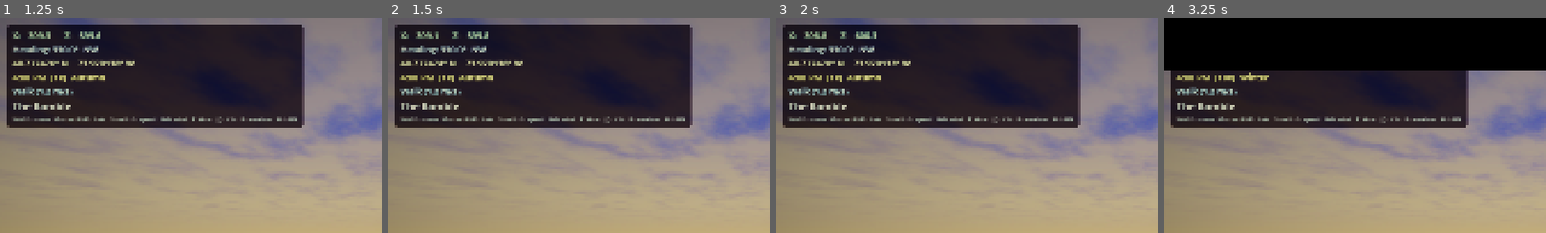
Above: before the commit, frames 1-4 (left to right).
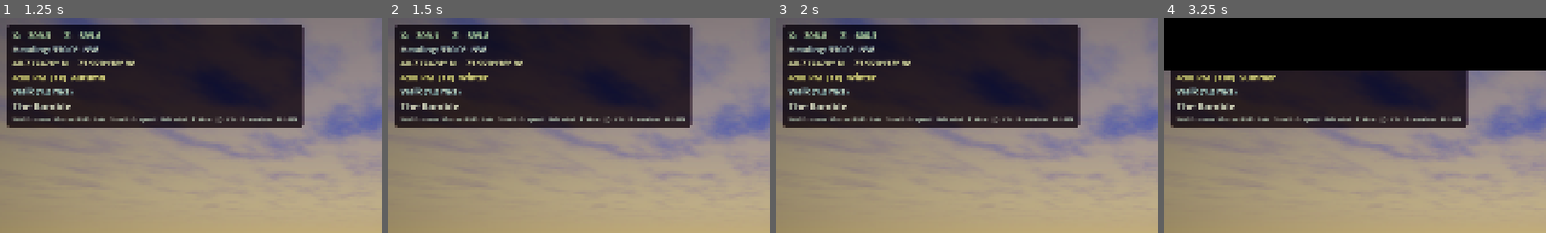
Above: after the commit, the same moments.

Repository: Central-Park-Walk/central-park-walk
Game: Godot game, scene res://main.tscn
The game is run twice, just before and just after one commit, with the same random seed, the same clock (stepped at 60 frames per second) and the same inputs.
Inputs (mouse positions are % of the whole screen's width and height, from its top left):
- Up to frame 1 (1.25 s): tap Enter at 0.5 s; move the mouse to (72, 45) at 0.52 s; hold D from 0.53 s (still down); tap N at 0.6 s; click (72, 45) at 0.67 s
- Up to frame 2 (1.5 s): tap Space at 1.25 s; move the mouse to (30, 55) at 1.27 s; release D at 1.28 s; hold S from 1.28 s (still down); tap N at 1.35 s
- Up to frame 3 (2 s): keep holding S
- Up to frame 4 (3.25 s): tap Enter at 2 s; move the mouse to (60, 28) at 2.02 s; release S at 2.03 s; hold D 2.03-2.78 s; tap T at 2.1 s; tap N at 2.3, 3.05 s; tap Space at 2.75 s; move the mouse to (45, 70) at 2.77 s; hold W from 2.78 s (still down); tap L at 2.85 s; click (45, 70) at 2.92 s
The pictures show only the part of the screen within x 0-50%, y 0-50%; the shares and areas given below are measured in that part.

Frame 1 is identical in both runs. In frame 2, 0.2% of the frame differs, in the area x 18-28%, y 25-30%; in frame 3, 0.2%; in frame 4, 0.2%.

Commit message:
Clip terrain to park boundary, filter buildings to 350m, fill moat
Terrain mesh now only renders triangles inside the park boundary polygon
(data-first: no LiDAR data outside park = no terrain). A 50m BFS dilation
fills the street zone between park edge and perimeter buildings.

Buildings filtered at pipeline level: 18,368 → 4,865 within 350m of
boundary. Removed sidewalk shader branch (fabricated data). Season key
(N/Shift+N) now steps full seasons instead of half.

Co-Authored-By: Claude Opus 4.6 <noreply@anthropic.com>

Diff:
--- a/building_builder.gd
+++ b/building_builder.gd
@@ -3,7 +3,7 @@
 # Extracted from park_loader.gd — all shared utilities accessed via _loader reference.
 
 var _loader  # Reference to park_loader for shared utilities
-const MAX_BUILDING_DIST := 200.0  # metres — skip buildings farther than this from park boundary
+const MAX_BUILDING_DIST := 350.0  # metres — first 1-2 rows of skyline buildings
 
 func _init(loader) -> void:
 	_loader = loader
--- a/main.gd
+++ b/main.gd
@@ -773,10 +773,10 @@
 	elif event.keycode == KEY_N:
 		if event.shift_pressed:
 			# Shift+N: cycle season backward
-			_season_t = fmod(_season_t - 0.5 + 4.0, 4.0)
+			_season_t = fmod(float(int(_season_t - 1.0 + 4.0)), 4.0)
 		else:
 			# N: cycle season forward
-			_season_t = fmod(_season_t + 0.5, 4.0)
+			_season_t = fmod(float(int(_season_t + 1.0)), 4.0)
 		RenderingServer.global_shader_parameter_set("season_t", _season_t)
 		var season_name := _season_name(_season_t)
 		print("Season: %s (%.1f)" % [season_name, _season_t])
@@ -1567,21 +1567,81 @@
 	var verts    := PackedVector3Array(); verts.resize(V)
 	var uvs      := PackedVector2Array(); uvs.resize(V)
 
+	# Build inside-park mask at mesh resolution for boundary clipping.
+	# Triangles with no inside-park vertices are excluded — no data, no terrain.
+	var inside_mask := PackedByteArray()
+	inside_mask.resize(V)
+	if _park_loader and _park_loader.boundary_polygon.size() > 2:
+		var poly: PackedVector2Array = _park_loader.boundary_polygon
+		var n_poly := poly.size()
+		for zi in MH:
+			var zw := -half + zi * cell
+			var row_off := zi * MW
+			var crossings := PackedFloat32Array()
+			for i in range(n_poly):
+				var j := (i + 1) % n_poly
+				var pzi := poly[i].y
+				var pzj := poly[j].y
+				if (pzi > zw) != (pzj > zw):
+					crossings.append(poly[i].x + (zw - pzi) / (pzj - pzi) * (poly[j].x - poly[i].x))
+			var arr: Array = Array(crossings)
+			arr.sort()
+			for k in range(0, arr.size() - 1, 2):
+				var px0 := maxi(int((float(arr[k]) + half) / cell), 0)
+				var px1 := mini(int((float(arr[k + 1]) + half) / cell), MW - 1)
+				for xi in range(px0, px1 + 1):
+					inside_mask[row_off + xi] = 1
+
+		# Dilate mask ~50m outside boundary so terrain covers the streets
+		# between the park edge and perimeter buildings (fills the "moat").
+		# The LiDAR heightmap has valid street-level readings in this zone.
+		var TERRAIN_BUFFER_M := 50.0
+		var buf_cells := int(ceil(TERRAIN_BUFFER_M / cell))
+		var frontier := PackedInt32Array()
+		# Seed: outside cells adjacent to inside cells
+		for bzi in range(1, MH - 1):
+			for bxi in range(1, MW - 1):
+				var bidx := bzi * MW + bxi
+				if inside_mask[bidx] == 0:
+					if inside_mask[bidx - 1] or inside_mask[bidx + 1] or inside_mask[bidx - MW] or inside_mask[bidx + MW]:
+						inside_mask[bidx] = 1
+						frontier.append(bidx)
+		var buf_added := frontier.size()
+		for _step in range(1, buf_cells):
+			var nf := PackedInt32Array()
+			for bidx in frontier:
+				var bxi := bidx % MW
+				var bzi_v := bidx / MW
+				if bxi > 1 and inside_mask[bidx - 1] == 0:
+					inside_mask[bidx - 1] = 1; nf.append(bidx - 1)
+				if bxi < MW - 2 and inside_mask[bidx + 1] == 0:
+					inside_mask[bidx + 1] = 1; nf.append(bidx + 1)
+				if bzi_v > 1 and inside_mask[bidx - MW] == 0:
+					inside_mask[bidx - MW] = 1; nf.append(bidx - MW)
+				if bzi_v < MH - 2 and inside_mask[bidx + MW] == 0:
+					inside_mask[bidx + MW] = 1; nf.append(bidx + MW)
+			buf_added += nf.size()
+			frontier = nf
+		print("Terrain: boundary buffer %dm (%d cells) — %d vertices added" % [TERRAIN_BUFFER_M, buf_cells, buf_added])
+
 	for zi in MH:
 		var zw  := -half + zi * cell
 		var uzv := float(zi) * inv_mh
-		var row := zi * MW
 		var hzi := mini(int(zi * hm_step_z + 0.5), _hm_depth - 1)
 		var hm_row := hzi * HW
 		for xi in MW:
-			var idx := row + xi
+			var idx := zi * MW + xi
 			var hxi := mini(int(xi * hm_step_x + 0.5), HW - 1)
-			verts[idx] = Vector3(-half + xi * cell, _hm_data[hm_row + hxi], zw)
+			var h := _hm_data[hm_row + hxi]
+			verts[idx] = Vector3(-half + xi * cell, h, zw)
 			uvs[idx]   = Vector2(float(xi) * inv_mw, uzv)
 
-	var T       := (MW - 1) * (MH - 1) * 6
-	var indices := PackedInt32Array(); indices.resize(T)
+	# Clip terrain mesh to park boundary: only emit triangles with ≥1 inside vertex.
+	# No LiDAR data outside the park = no terrain rendered there.
+	var max_T   := (MW - 1) * (MH - 1) * 6
+	var indices := PackedInt32Array(); indices.resize(max_T)
 	var t       := 0
+	var clipped := 0
 	for zi in (MH - 1):
 		var row0 := zi * MW
 		var row1 := row0 + MW
@@ -1590,9 +1650,20 @@
 			var i10 := i00 + 1
 			var i01 := row1 + xi
 			var i11 := i01 + 1
-			indices[t]     = i00; indices[t + 1] = i10; indices[t + 2] = i11
-			indices[t + 3] = i00; indices[t + 4] = i11; indices[t + 5] = i01
-			t += 6
+			# Upper triangle: i00, i10, i11 — all vertices must be inside park
+			if inside_mask[i00] and inside_mask[i10] and inside_mask[i11]:
+				indices[t] = i00; indices[t + 1] = i10; indices[t + 2] = i11
+				t += 3
+			else:
+				clipped += 1
+			# Lower triangle: i00, i11, i01
+			if inside_mask[i00] and inside_mask[i11] and inside_mask[i01]:
+				indices[t] = i00; indices[t + 1] = i11; indices[t + 2] = i01
+				t += 3
+			else:
+				clipped += 1
+	indices.resize(t)
+	print("Terrain: %d triangles (%d clipped outside park boundary)" % [t / 3, clipped])
 
 	var arrays: Array = []; arrays.resize(Mesh.ARRAY_MAX)
 	arrays[Mesh.ARRAY_VERTEX]  = verts
@@ -1827,22 +1898,14 @@
 	float tU = texture(heightmap_tex, hm_uv + vec2(0.0, -htexel)).r;
 	float tD = texture(heightmap_tex, hm_uv + vec2(0.0,  htexel)).r;
 	vec3 terrain_n = normalize(vec3(tL - tR, 2.0 * cell_m, tU - tD));
+
+	// --- Park boundary mask: outside = NYC sidewalk ---
+	vec2 mask_uv = (world_pos.xz + world_size * 0.5) / world_size;
+	float park_inside = texture(park_mask, mask_uv).r;
+
 	// TBN aligned to grass UV (U=+X, V=+Z) on the terrain surface
 	vec3 terr_T = normalize(vec3(2.0 * cell_m, tR - tL, 0.0));
 	vec3 terr_B = normalize(cross(terr_T, terrain_n));
-
-	// --- Park boundary mask: outside = dark pavement ---
-	vec2 mask_uv = (world_pos.xz + world_size * 0.5) / world_size;
-	float park_inside = texture(park_mask, mask_uv).r;
-	if (park_inside < 0.1) {
-		// Outside park — city sidewalk / street
-		float street_noise = hash2(floor(world_pos.xz * 0.3)) * 0.04;
-		ALBEDO    = vec3(0.18 + street_noise, 0.17 + street_noise, 0.16 + street_noise);
-		ROUGHNESS = 0.95;
-		SPECULAR  = 0.0;
-		METALLIC  = 0.0;
-		NORMAL = normalize((VIEW_MATRIX * vec4(terrain_n, 0.0)).xyz);
-	} else {
 
 	// --- Analytical GPU path distance + raster fallback ---
 	vec2 splat_uv = (world_pos.xz + world_size * 0.5) / world_size;
@@ -2039,6 +2102,9 @@
 
 	// --- Structure mask: LiDAR-detected built features get stone/concrete texture ---
 	float struct_val = texture(structure_mask, splat_uv).r * 254.0;
+	// Suppress near park boundary — prevents LiDAR building detections from
+	// painting dark stone in the dilated grass zone under perimeter buildings
+	struct_val *= smoothstep(0.3, 0.9, park_inside);
 	if (struct_val > 0.5) {
 		vec2 stuv = world_pos.xz / path_tile_m;
 		float struct_h = struct_val;  // half-feet (val 2 = 1ft, val 20 = 10ft)
@@ -2311,7 +2377,6 @@
 		SPECULAR = mix(SPECULAR, 0.3, snow_amt);
 	}
 
-	} // end park_inside else
 }
 """
 
Not shown, changed: README.md
Not shown, changed: convert_to_godot.py
Not shown, changed: download_buildings.py
